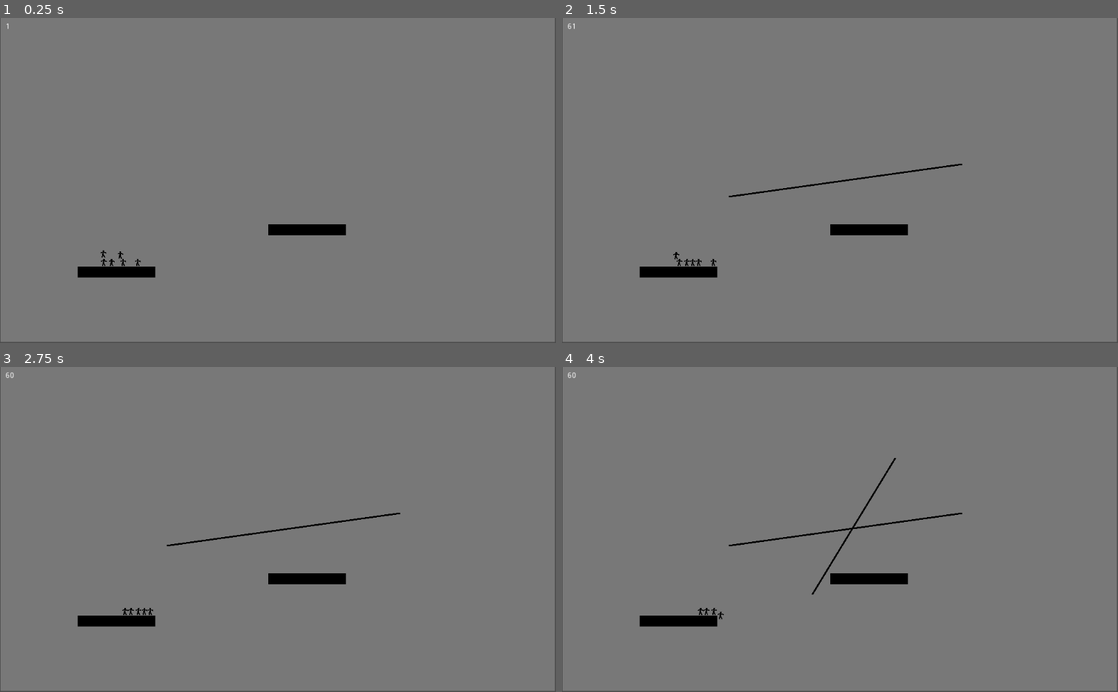
Above: before the commit, frames 1-4 (two rows, left to right).
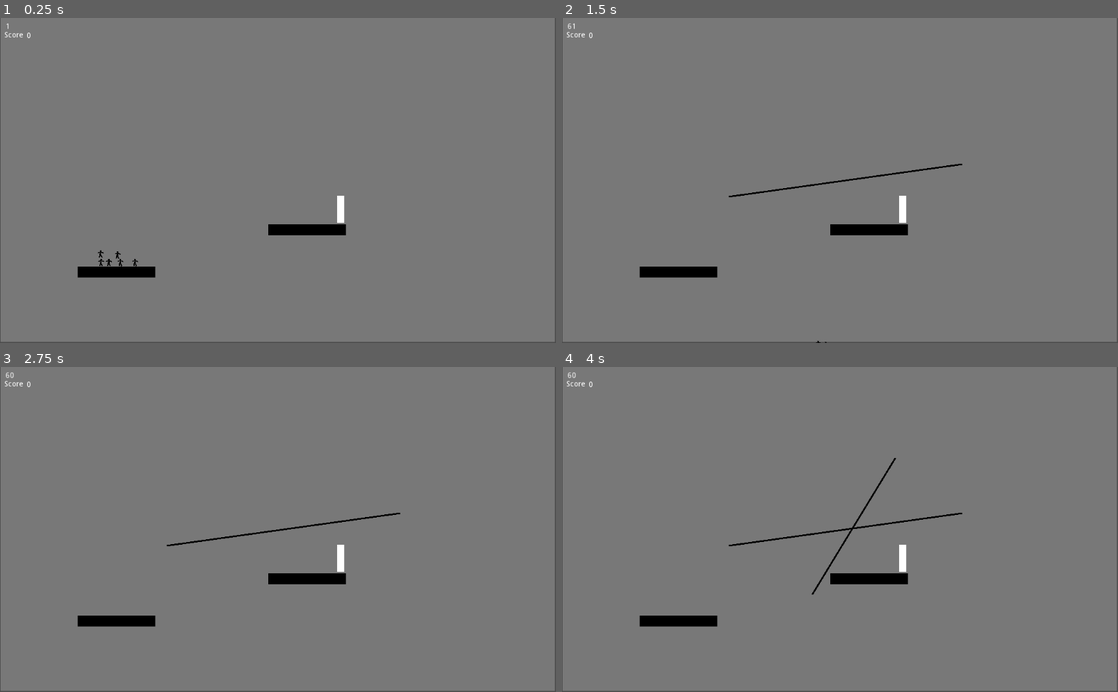
Above: after the commit, the same moments.

Repository: premieroctet/save-the-stickmans
Game: Godot game, scene res://Map1.tscn
The game is run twice, just before and just after one commit, with the same random seed, the same clock (stepped at 60 frames per second) and the same inputs.
Inputs (mouse positions are in pixels of both pictures, inside the frame that each line leads up to):
- Up to frame 1 (0.25 s): no input
- Up to frame 2 (1.5 s): tap Enter (ui_accept) at 0.5, 0.77, 0.8, 1.07, 1.35 s; move the mouse to (962, 164) at 0.52 s; press the mouse at (962, 164) at 0.53 s; hold Right (ui_right) from 0.53 s (still down); move the mouse to (728, 196) at 1.27 s; release the mouse at (728, 196) at 1.28 s
- Up to frame 3 (2.75 s): tap Enter (ui_accept) at 1.52, 1.82, 2.3 s; click (166, 545) at 1.55 s; move the mouse to (333, 458) at 2.02 s; release Right (ui_right) at 2.03 s; press the mouse at (333, 458) at 2.03 s; hold Left (ui_left) from 2.03 s (still down)
- Up to frame 4 (4 s): move the mouse to (812, 594) at 2.77 s; release Left (ui_left) at 2.78 s; release the mouse at (812, 594) at 2.78 s; hold Right (ui_right) from 2.78 s (still down); click (812, 594) at 2.85 s; tap Enter (ui_accept) at 3.02, 3.32, 3.6, 3.77 s; move the mouse to (1006, 578) at 3.52 s

The runs differ from the first frame. In frame 1, 0.3% of the frame differs, in the area x 0-62%, y 4-77%; in frame 2, 0.2%; in frame 3, 0.2%; in frame 4, 0.2%.

Commit message:
Stickmans movements and end game detection

Diff:
--- /dev/null
+++ b/EndArea.gd
@@ -0,0 +1,3 @@
+extends Area2D
+
+signal stickman_saved
--- /dev/null
+++ b/LevelArea.gd
@@ -0,0 +1 @@
+extends Area2D
--- a/Map1.gd
+++ b/Map1.gd
@@ -1,26 +1,51 @@
 extends Node2D
 # TODO
-# - Implement jump and movements of stickmans
-# - Add door at the end of the level
-# - Add counter of saved stickmans
+# - Start and end game
+# - Stickman capacity : repulse
+# - Random stickman becomes a zombie
 
 onready var fpsLabel = $FpsLabel
+onready var scoreLabel = $ScoreValue
 onready var Line =  preload("Line.tscn")
 
-var line
 export var lineTimeout = 2
 export var lineWidth = 3
 
+var line
 var lineBody: StaticBody2D
+var savedStickmans = 0
+var deadStickmans = 0
 
 func _physics_process(_delta):
 	fpsLabel.set_text(str(Engine.get_frames_per_second()))
 
 func _input(_event: InputEvent) -> void:
 	if Input.is_action_just_pressed("click"):
-		print('just pressed click')
 		line = Line.instance()
 		add_child(line)
 
 	if Input.is_action_pressed("click"):
 		line.add_point_to_line(get_local_mouse_position())
+
+func _on_EndArea_body_entered(body):
+	if body.is_in_group("stickmans"):
+		body.queue_free()
+		savedStickmans += 1
+		scoreLabel.set_text(str(savedStickmans))
+		check_if_game_ended()
+
+func _on_LevelArea_body_exited(body):
+	if body.is_in_group("stickmans"):
+		body.queue_free()
+		deadStickmans += 1
+		check_if_game_ended()
+
+func check_if_game_ended() -> bool:
+	if get_tree().get_nodes_in_group('stickmans').size() == 1: # TODO Why is there still one node ?
+		# TODO Restart game, reposition stickmans
+		savedStickmans = 0
+		deadStickmans = 0
+		scoreLabel.set_text(str(savedStickmans))
+		return true
+
+	return false
--- a/Map1.tscn
+++ b/Map1.tscn
@@ -1,15 +1,30 @@
-[gd_scene load_steps=4 format=2]
+[gd_scene load_steps=8 format=2]
 
 [ext_resource path="res://Stickman.tscn" type="PackedScene" id=1]
 [ext_resource path="res://Map1.gd" type="Script" id=2]
+[ext_resource path="res://EndArea.gd" type="Script" id=3]
+[ext_resource path="res://LevelArea.gd" type="Script" id=4]
+
+[sub_resource type="RectangleShape2D" id=3]
+extents = Vector2( 526.752, 312.982 )
 
 [sub_resource type="RectangleShape2D" id=1]
 extents = Vector2( 71.7759, 10 )
 
+[sub_resource type="RectangleShape2D" id=2]
+extents = Vector2( 7.70808, 25.7457 )
+
 [node name="Main" type="Node2D"]
 script = ExtResource( 2 )
 
-[node name="ColorRect" type="ColorRect" parent="."]
+[node name="LevelArea" type="Area2D" parent="."]
+script = ExtResource( 4 )
+
+[node name="CollisionShape2D" type="CollisionShape2D" parent="LevelArea"]
+position = Vector2( 0.451721, 1.0853 )
+shape = SubResource( 3 )
+
+[node name="Background" type="ColorRect" parent="."]
 margin_left = -511.0
 margin_top = -300.0
 margin_right = 510.0
@@ -17,6 +32,37 @@
 color = Color( 0.470588, 0.470588, 0.470588, 1 )
 __meta__ = {
 "_edit_lock_": true,
+"_edit_use_anchors_": false
+}
+
+[node name="FpsLabel" type="Label" parent="."]
+margin_left = -502.44
+margin_top = -291.356
+margin_right = -462.44
+margin_bottom = -277.356
+__meta__ = {
+"_edit_use_anchors_": false
+}
+
+[node name="ScoreLabel" type="Label" parent="."]
+margin_left = -503.729
+margin_top = -275.318
+margin_right = -463.729
+margin_bottom = -261.318
+rect_pivot_offset = Vector2( 230.886, 174.879 )
+text = "Score"
+__meta__ = {
+"_edit_use_anchors_": false
+}
+
+[node name="ScoreValue" type="Label" parent="."]
+margin_left = -463.33
+margin_top = -274.211
+margin_right = -423.33
+margin_bottom = -260.211
+rect_pivot_offset = Vector2( 486.605, 265.058 )
+text = "0"
+__meta__ = {
 "_edit_use_anchors_": false
 }
 
@@ -74,11 +120,21 @@
 "_edit_use_anchors_": false
 }
 
-[node name="FpsLabel" type="Label" parent="."]
-margin_left = -502.44
-margin_top = -291.356
-margin_right = -462.44
-margin_bottom = -277.356
+[node name="EndArea" type="Area2D" parent="."]
+script = ExtResource( 3 )
+
+[node name="Door" type="ColorRect" parent="EndArea"]
+margin_left = 109.164
+margin_top = 27.9463
+margin_right = 122.164
+margin_bottom = 77.9463
 __meta__ = {
 "_edit_use_anchors_": false
 }
+
+[node name="EndCollision" type="CollisionShape2D" parent="EndArea"]
+position = Vector2( 115.621, 53.2215 )
+shape = SubResource( 2 )
+
+[connection signal="body_exited" from="LevelArea" to="." method="_on_LevelArea_body_exited"]
+[connection signal="body_entered" from="EndArea" to="." method="_on_EndArea_body_entered"]
--- a/Stickman.gd
+++ b/Stickman.gd
@@ -1,11 +1,27 @@
 extends KinematicBody2D
 
-export (int) var speed = 20
 export (int) var gravity = 1200
+# export (int) var run_speed = 60
+export (int) var run_speed = 300
+export (int) var jump_speed = -400
 
 var velocity = Vector2()
+const UP = Vector2(0, -1)
+
+func get_input():
+	velocity.x = 0
+	var right = Input.is_action_pressed('ui_right')
+	var left = Input.is_action_pressed('ui_left')
+	var jump = Input.is_action_just_pressed('ui_accept')
+
+	if jump and is_on_floor():
+		velocity.y = jump_speed
+	if right:
+		velocity.x += run_speed
+	if left:
+		velocity.x -= run_speed
 
 func _physics_process(delta):
+	get_input()
 	velocity.y += gravity * delta
-	velocity.x = speed;
-	velocity = move_and_slide(velocity)
+	velocity = move_and_slide(velocity, UP)
--- a/Stickman.tscn
+++ b/Stickman.tscn
@@ -6,7 +6,9 @@
 radius = 5.27703
 height = 3.5128
 
-[node name="Node2D" type="KinematicBody2D"]
+[node name="Node2D" type="KinematicBody2D" groups=[
+"stickmans",
+]]
 script = ExtResource( 1 )
 
 [node name="CollisionShape2D" type="CollisionShape2D" parent="."]
